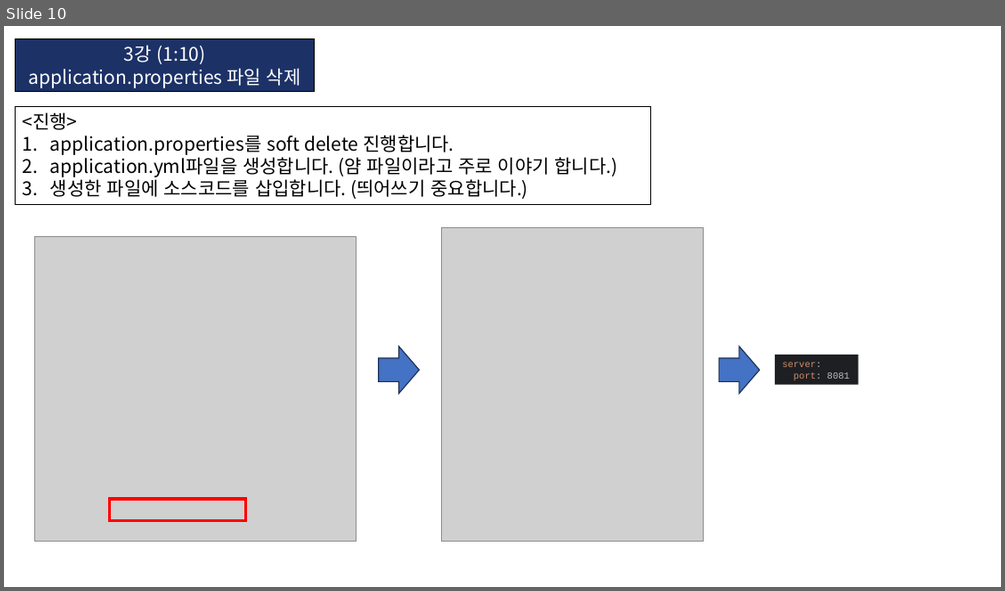
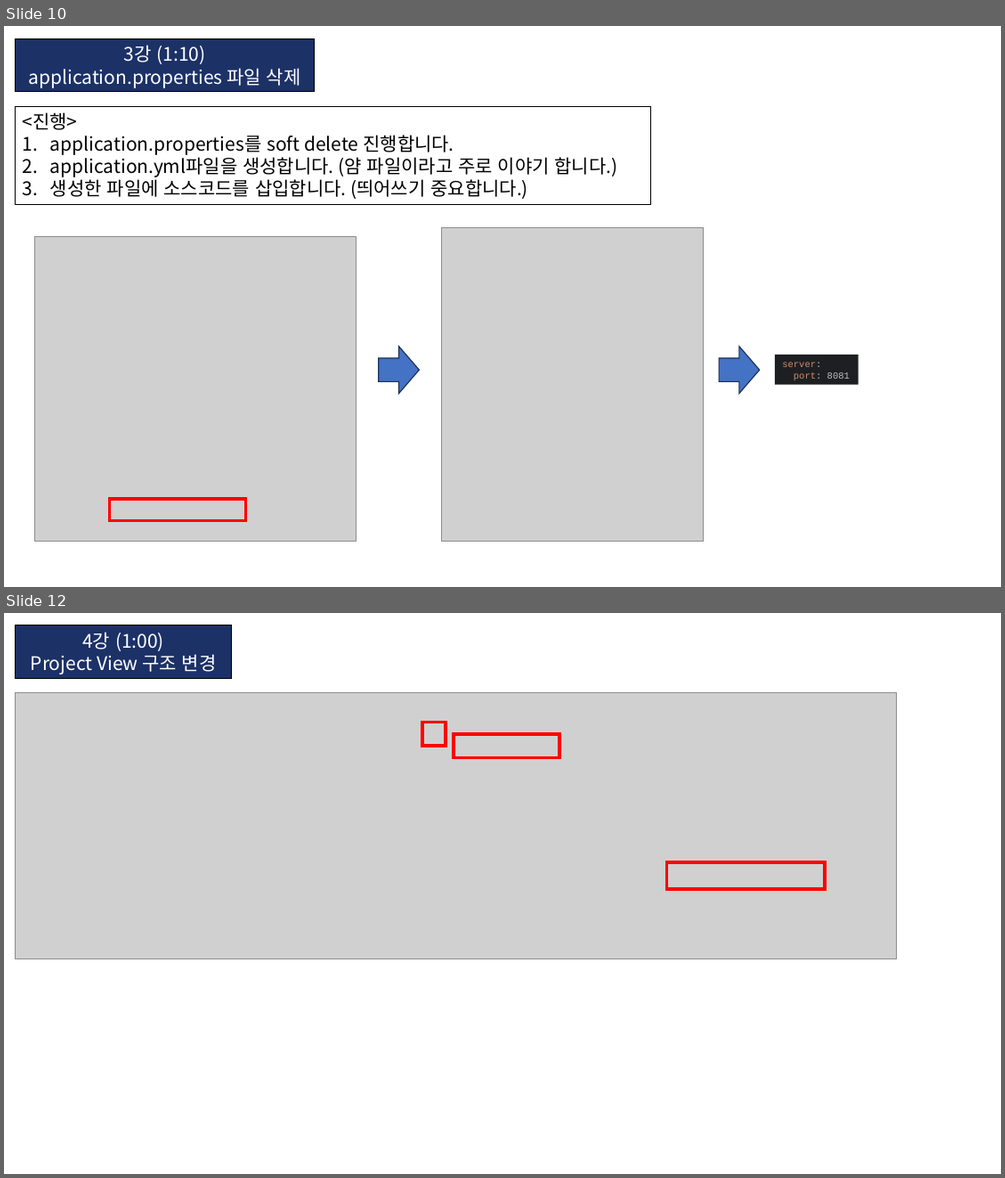
Before and after one commit to KIM-BEOMSOO/study, a slide deck: 00.공부 정리(최종)/12.Spring-Boot/06.유튜브_SpringBoot_Security_로그인_코딩레시피/01.유튜브_SpringBoot_Security_로그인_코딩레시피.pptx. Shown one above the other, each under a label of ours: slide 10 before the commit, slides 10 and 12 after it; the slides between them are not shown. The pictures are 1005x591 and 1005x1178 pixels, drawn with LibreOffice and Linux fonts; fonts in the diff are those of the drawing; grey boxes stand for pictures. Boxes give left, top, right and bottom in pixels: in the first picture for what was removed or moved away, otherwise in the second. Text is boxed around its words. In the diff, an @@ line names an element or a change of style, - is before the commit and + after.

```diff
--- a/00.공부 정리(최종)/12.Spring-Boot/06.유튜브_SpringBoot_Security_로그인_코딩레시피/01.유튜브_SpringBoot_Security_로그인_코딩레시피.pptx
+++ b/00.공부 정리(최종)/12.Spring-Boot/06.유튜브_SpringBoot_Security_로그인_코딩레시피/01.유튜브_SpringBoot_Security_로그인_코딩레시피.pptx
@@ slide 12 added at box(4, 613, 1001, 1174), background #FFFFFF @@
@@ rectangle added at box(16, 625, 231, 678), fill #1C3166, outline #000000 0.75 pt, 18 pt, text #FFFFFF @@
+4강 (1:00)
+Project View 구조 변경
@@ group added at box(16, 693, 896, 959): 3 rectangles, 1 picture @@
```
Also in this commit, not shown: 5 other slides added, 1 slide removed, 4 other files.
